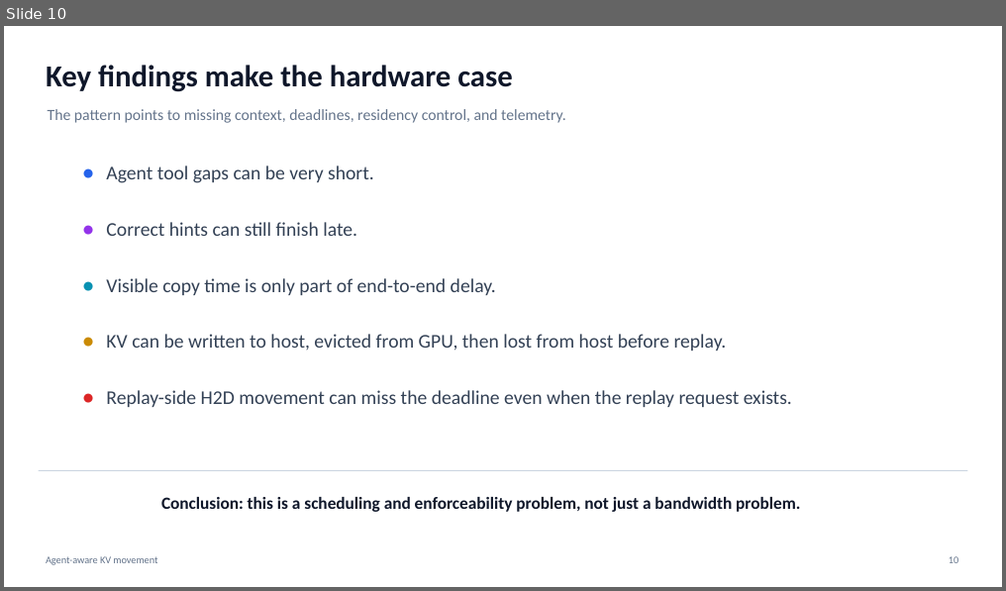
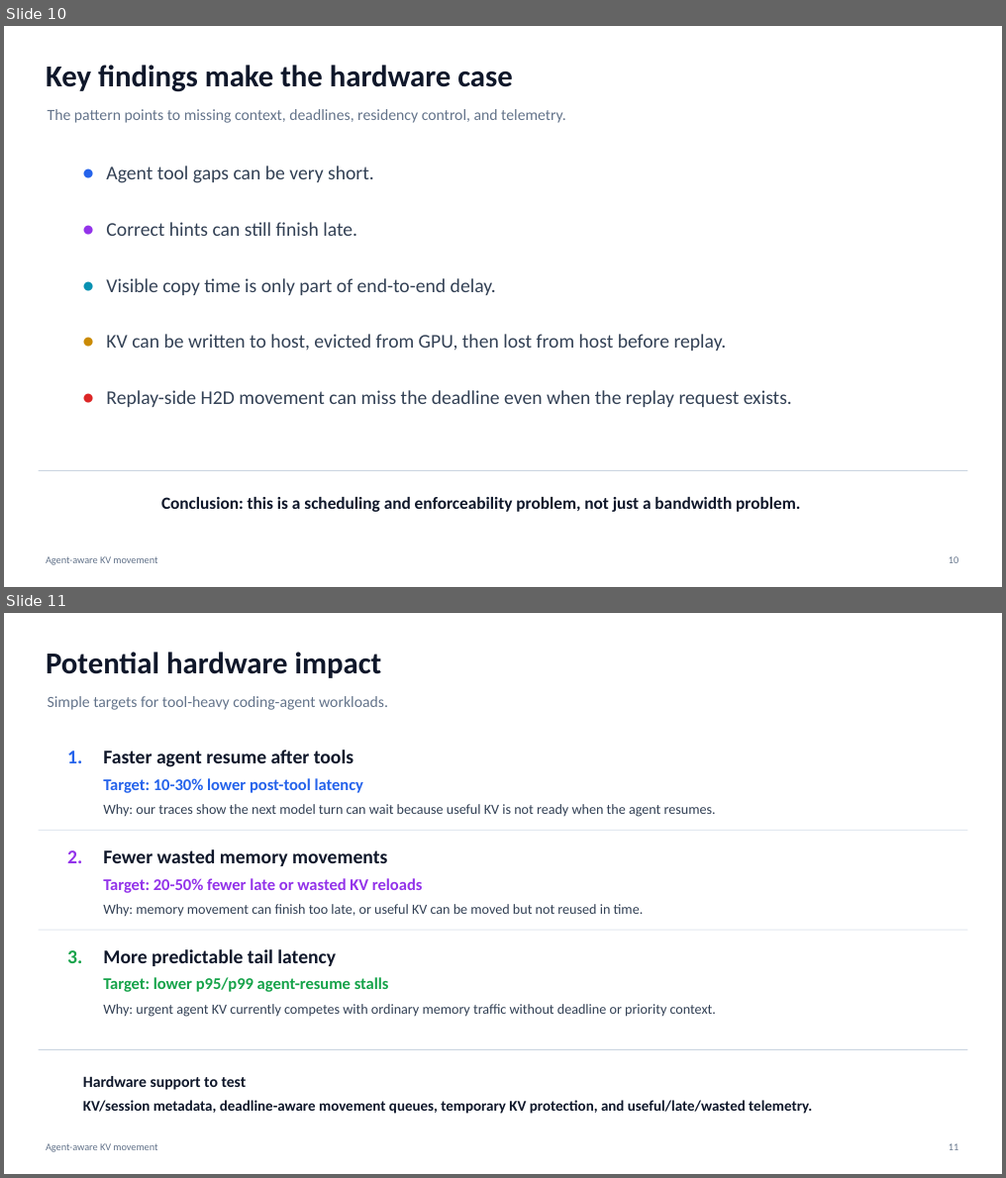
Before and after one commit to the308official-afk/agentic-hardware, a slide deck: sglang_direct_kv/artifacts/slides/agent_aware_kv_movement_manager_deck.pptx. Shown one above the other, each under a label of ours: slide 10 before the commit, slides 10 and 11 after it. The pictures are 1006x591 and 1006x1178 pixels, drawn with LibreOffice and Linux fonts; fonts in the diff are those of the drawing. Boxes give left, top, right and bottom in pixels: in the first picture for what was removed or moved away, otherwise in the second. Text is boxed around its words. In the diff, an @@ line names an element or a change of style, - is before the commit and + after.

Commit message:
Simplify hardware impact slide for managers

```diff
--- a/sglang_direct_kv/artifacts/slides/agent_aware_kv_movement_manager_deck.pptx
+++ b/sglang_direct_kv/artifacts/slides/agent_aware_kv_movement_manager_deck.pptx
@@ slide 11 added at [4,613,1002,1174], background #FFFFFF @@
@@ text added at [46,652,382,678], 29.2 pt, text #0F172A, bold @@
+Potential hardware impact
@@ text added at [48,696,388,710], 15 pt, text #64748B @@
+Simple targets for tool-heavy coding-agent workloads.
@@ text added at [67,751,82,763], 18.8 pt, text #2563EB, bold @@
+1.
@@ text added at [103,750,353,767], 18.8 pt, text #0F172A, bold @@
+Faster agent resume after tools
@@ text added at [103,778,363,793], 15.8 pt, text #2563EB, bold @@
+Target: 10-30% lower post-tool latency
@@ text added at [103,804,716,817], 13.5 pt, text #334155 @@
+Why: our traces show the next model turn can wait because useful KV is not ready when the agent resumes.
@@ rectangle added at [39,830,968,831], fill #E2E8F0 @@
@@ text added at [103,850,387,866], 18.8 pt, text #0F172A, bold @@
+Fewer wasted memory movements
@@ text added at [67,851,82,863], 18.8 pt, text #9333EA, bold @@
+2.
@@ text added at [103,878,422,893], 15.8 pt, text #9333EA, bold @@
+Target: 20-50% fewer late or wasted KV reloads
@@ text added at [103,904,644,917], 13.5 pt, text #334155 @@
+Why: memory movement can finish too late, or useful KV can be moved but not reused in time.
@@ rectangle added at [39,930,968,931], fill #E2E8F0 @@
@@ text added at [67,951,82,963], 18.8 pt, text #16A34A, bold @@
+3.
@@ text added at [103,950,336,966], 18.8 pt, text #0F172A, bold @@
+More predictable tail latency
@@ text added at [103,977,389,992], 15.8 pt, text #16A34A, bold @@
+Target: lower p95/p99 agent-resume stalls
@@ text added at [103,1004,716,1017], 13.5 pt, text #334155 @@
+Why: urgent agent KV currently competes with ordinary memory traffic without deadline or priority context.
@@ rectangle added at [39,1050,968,1051], fill #CBD5E1 @@
@@ text added at [83,1076,247,1090], 15 pt, text #0F172A, bold @@
+Hardware support to test
@@ text added at [83,1100,812,1114], 14.2 pt, text #0F172A, bold @@
+KV/session metadata, deadline-aware movement queues, temporary KV protection, and useful/late/wasted telemetry.
@@ text added at [46,1144,157,1153], 9.8 pt, text #64748B @@
+Agent-aware KV movement
@@ text added at [948,1144,958,1151], 9.8 pt, text #64748B @@
+11
```
Also in this commit, not shown: 1 slide removed, 3 other files.
